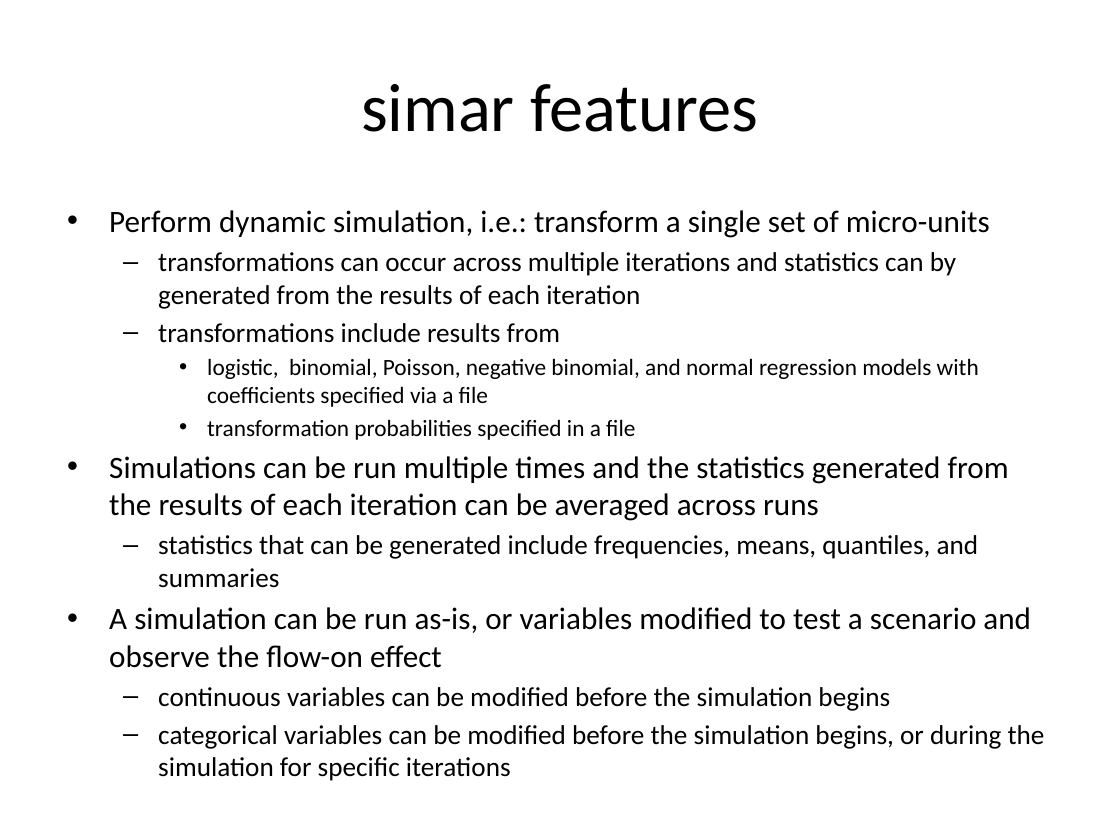
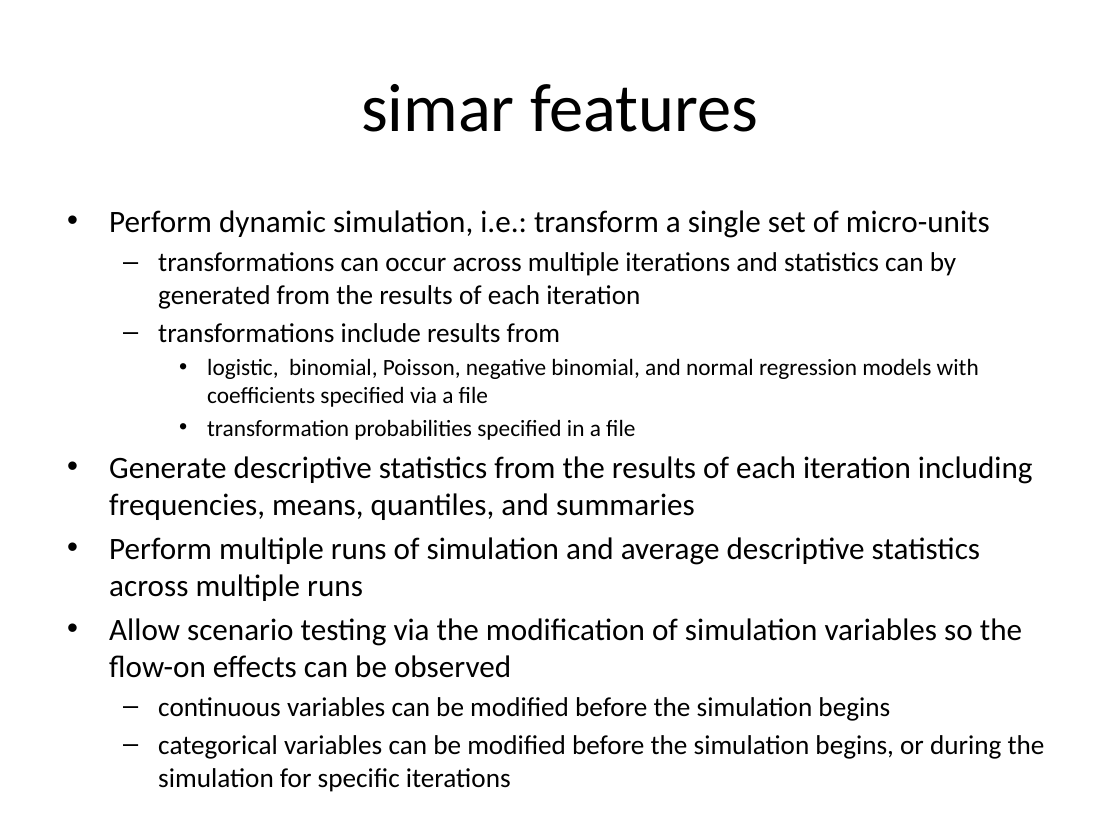
Before and after one commit to compassresearchcentre/simario, a slide deck: slide 3 of docs/Simar overview.pptx. Drawn at 1120x840 pixels with LibreOffice and Linux fonts; fonts in the diff are those of the drawing. Boxes give left, top, right and bottom in pixels: in the first picture for what was removed or moved away, otherwise in the second. Text is boxed around its words. In the diff, an @@ line names an element or a change of style, - is before the commit and + after.

```diff
--- a/docs/Simar overview.pptx
+++ b/docs/Simar overview.pptx
@@ text at [109,456,1033,678]: text changed @@
-• Simulations can be run multiple times and the statistics generated from the results of each iteration can be averaged across runs
-  – statistics that can be generated include frequencies, means, quantiles, and summaries
-• A simulation can be run as-is, or variables modified to test a scenario and observe the flow-on effect
+• Generate descriptive statistics from the results of each iteration including frequencies, means, quantiles, and summaries
+• Perform multiple runs of simulation and average descriptive statistics across multiple runs
+• Allow scenario testing via the modification of simulation variables so the flow-on effects can be observed
```
Also in this commit, not shown: 6 other slides changed, 5 slides added, 1 slide removed, 2 other files.
